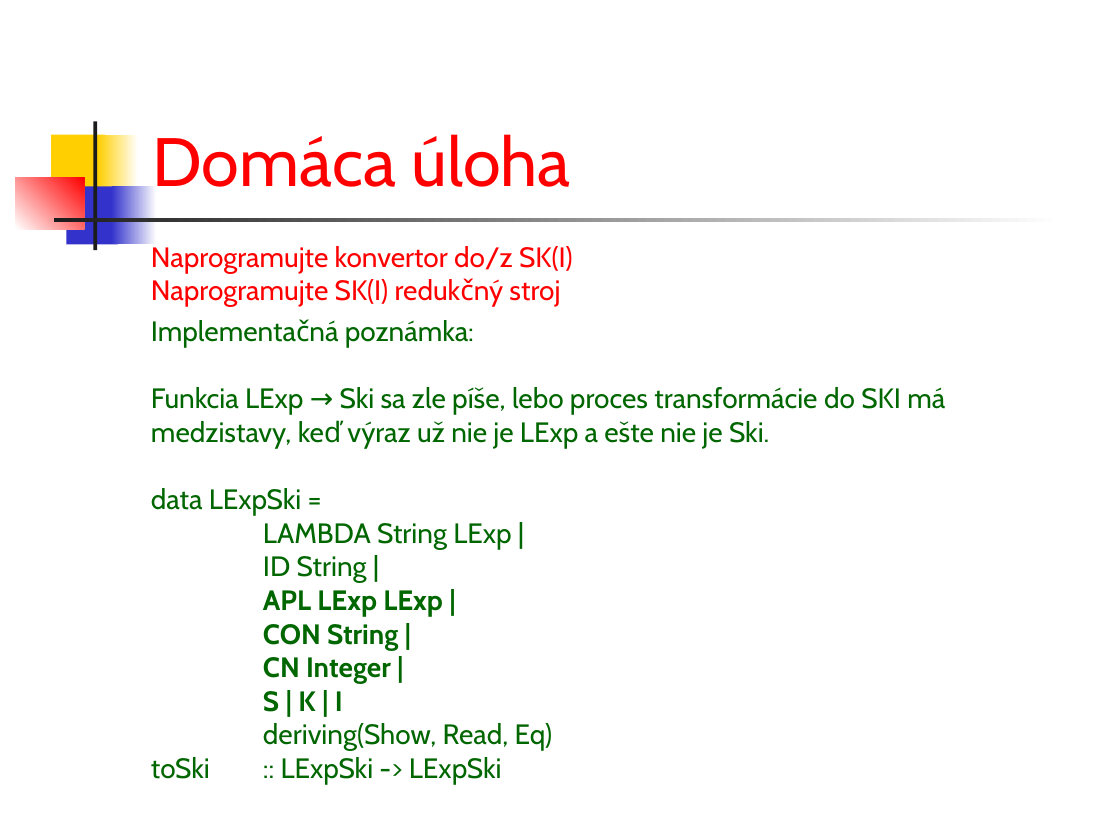
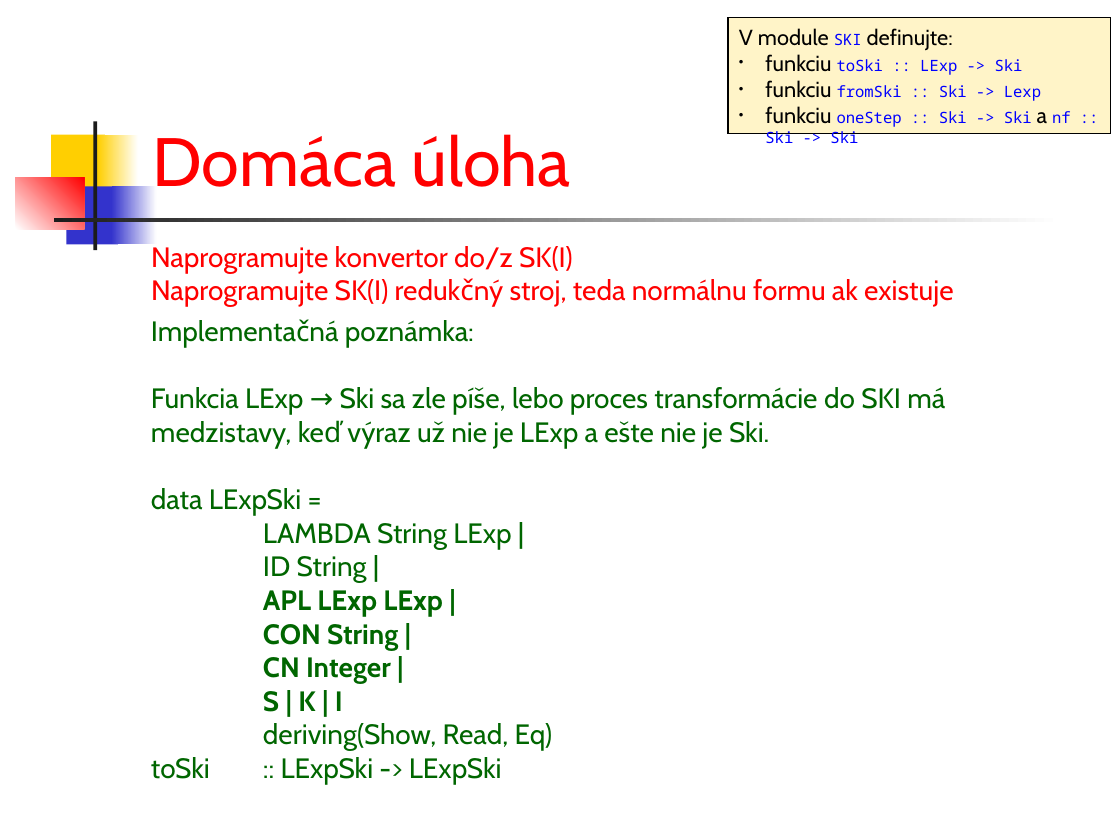
Before and after one commit to Funkcionalne/Prednasky, a slide deck: slide 8 of 07/07_SKi_fpro.ppt. Drawn at 1120x840 pixels with LibreOffice and Linux fonts; fonts in the diff are those of the drawing. Boxes give left, top, right and bottom in pixels: in the first picture for what was removed or moved away, otherwise in the second. Text is boxed around its words. In the diff, an @@ line names an element or a change of style, - is before the commit and + after.

```diff
--- a/07/07_SKi_fpro.ppt
+++ b/07/07_SKi_fpro.ppt
@@ rectangle added at (728, 18, 1111, 134), fill #FFF4C8, outline #000000 0.74 pt, 10 pt, text #0000FF @@
+V module SKI definujte:
+• funkciu toSki :: LExp -> Ski
+• funkciu fromSki :: Ski -> Lexp
+• funkciu oneStep :: Ski -> Ski a nf :: Ski -> Ski
@@ text at (151, 279, 953, 307): text changed @@
-Naprogramujte SK(I) redukčný stroj
+Naprogramujte SK(I) redukčný stroj, teda normálnu formu ak existuje
```
Also in this commit, not shown: 7 other slides changed, 4 other files.
